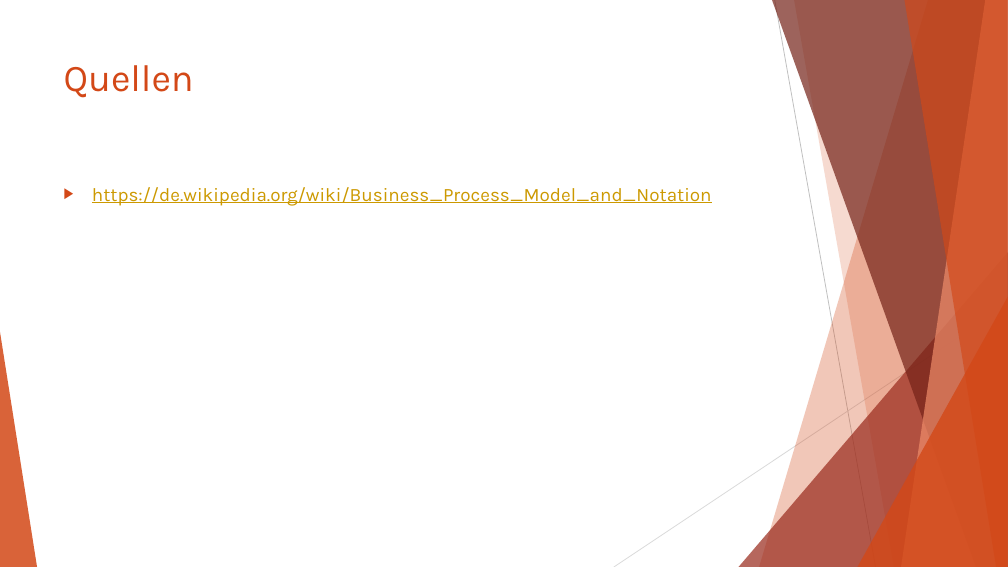
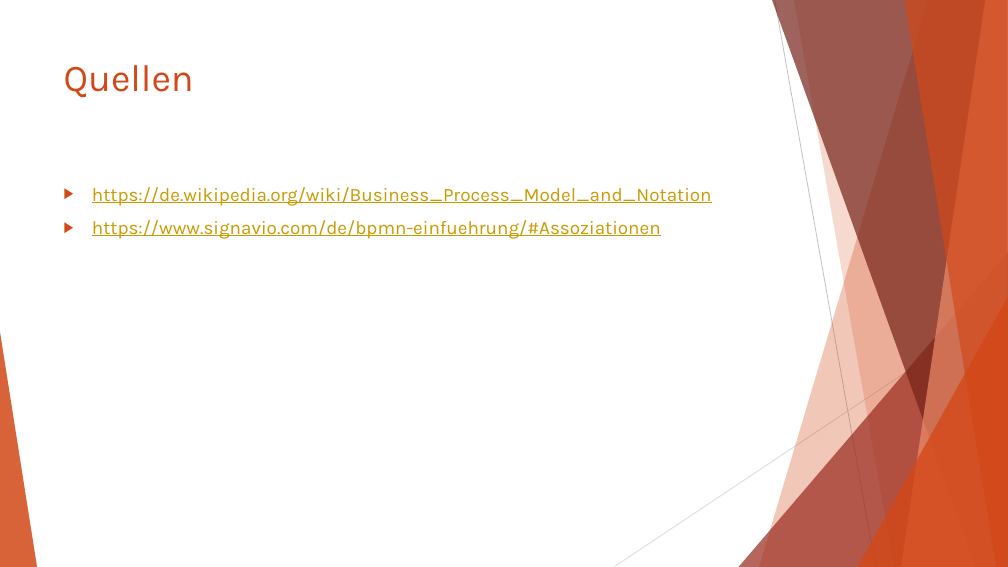
Before and after one commit to AlexanderSchallmeiner/Verhaltensdiagramme, a slide deck: slide 17 of BPMN.pptx (slide 18 before the commit). Drawn at 1008x567 pixels with LibreOffice and Linux fonts; fonts in the diff are those of the drawing. Boxes give left, top, right and bottom in pixels: in the first picture for what was removed or moved away, otherwise in the second. Text is boxed around its words. In the diff, an @@ line names an element or a change of style, - is before the commit and + after.

```diff
--- a/BPMN.pptx
+++ b/BPMN.pptx
@@ text at (92, 220, 661, 239): paragraph added @@
+▶ https://www.signavio.com/de/bpmn-einfuehrung/#Assoziationen
```
Also in this commit, not shown: 1 other slide changed, 2 slides added, 3 slides removed, 3 other files.
